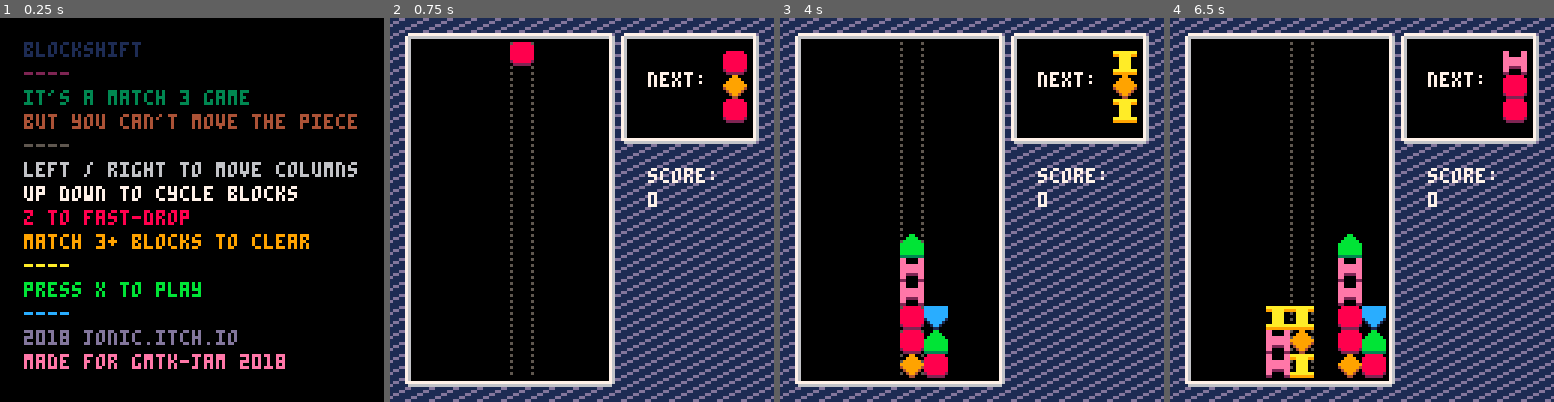
Above: before the commit, frames 1-4 (left to right).
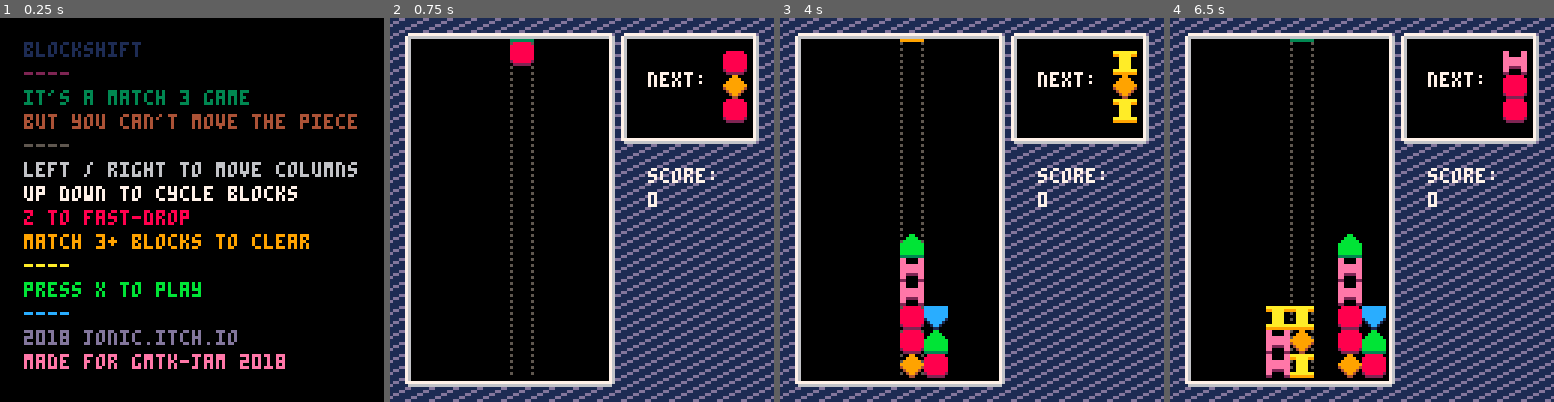
Above: after the commit, the same moments.

Repository: Jonic/BlockShift
Game: PICO-8 cartridge blockshift.p8
The game is run twice, just before and just after one commit, with the same random seed, the same clock (stepped at 60 frames per second) and the same inputs.
Inputs:
- Up to frame 1 (0.25 s): no input
- Up to frame 2 (0.75 s): tap X (X key) at 0.33 s; tap O (Z key) at 0.7 s
- Up to frame 3 (4 s): tap X (X key) at 1.07, 1.85, 2.97 s; hold Right 1.6-2.1 s; tap O (Z key) every 0.4 s from 1.7 to 3.7 s; hold Up 2.15-2.42 s; hold Right 2.47-3.03 s; hold Left 3.08-3.58 s; hold Down 3.63-3.97 s
- Up to frame 4 (6.5 s): hold Right 4.02-4.68 s; tap X (X key) at 4.08, 5.2, 6.32 s; tap O (Z key) every 0.4 s from 4.1 to 6.1 s; hold Up 4.73-5.03 s; hold Left 5.08-5.68 s; hold Down 5.73-6.03 s; hold Right from 6.08 s (still down)

Frame 1 is identical in both runs. In frame 2, less than 0.1% of the frame differs, in the area x 31-38%, y 5-7%; in frame 3, less than 0.1%; in frame 4, less than 0.1%.

Commit message:
Added late draw capability and refactored to cater for it

Diff:
--- a/blockshift.p8
+++ b/blockshift.p8
@@ -30,13 +30,13 @@
     cls()
 
     g.screen_shake()
+    g.state.draw()
     g.objects_exec('draw')
-    g.state.draw()
+    g.state.draw_late()
   end
 
   g.go_to = function(name)
     -- printh('state: `' .. name .. '`')
-
     if g.state then
       g.skip_animations()
       g.state_unload()
@@ -153,6 +153,7 @@
 
   g.state_init = function()
     -- printh('g.state_init()')
+    g.objects_destroy_all()
     if (g.state.init) g.state.init()
   end
 
@@ -495,6 +496,10 @@
   s.draw = function()
     if (s.should_screen_flash()) return s.draw_screen_flash()
     if (s.props.draw) s.props.draw()
+  end
+
+  s.draw_late = function()
+    if (s.props.draw_late) s.props.draw_late()
   end
 
   s.draw_screen_flash = function()
@@ -578,22 +583,21 @@
   local s = {}
 
   s.block_removal_timeout = 30
-  s.block_size      = 8
-  s.board           = {}
-  s.board_x         = 8
-  s.board_y         = 120
-  s.controls_active = true
-  s.faller          = nil
-  s.faller_defaults = {
+  s.block_size            = 8
+  s.board                 = {}
+  s.board_x               = 8
+  s.board_y               = 120
+  s.can_force_fall        = true
+  s.controls_active       = true
+  s.faller                = nil
+  s.faller_defaults       = {
     height      = 3,
     max_y       = 88,
     pos_x       = 40,
     pos_y       = -28,
     y_increment = 4
   }
-  s.can_force_fall       = true
-  s.flash_rects          = {}
-  s.game_over            = false
+  s.flashes              = {}
   s.grid_x               = 8
   s.grid_y               = 14
   s.hard_fall            = false
@@ -605,21 +609,18 @@
   s.stack_index          = 5
   s.stack_fail_length    = 14
   s.tick                 = {
-    counter  = 30,
-    interval = 5,
+    counter          = 30,
+    interval         = 5,
     interval_default = 5
   }
 
   s.init = function()
-    game.objects_destroy_all()
-
     s.board = {}
 
     for x = 1, s.grid_x do
       add(s.board, {})
     end
 
-    s.create_faller_track()
     s.spawn_next()
   end
 
@@ -660,14 +661,16 @@
   s.draw = function()
     map(0, 0)
     rect(7, 7, 72, 120, 0)
-
+    clip(0, 7, 127, 127)
+  end
+
+  s.draw_late = function()
+    clip()
+    printh('draw_late')
     s.draw_board()
     s.draw_next()
     s.draw_score()
-
-      foreach(s.flash_rects, function(flash_rect)
-        s.flash_rect(flash_rect)
-      end)
+    s.draw_flashes()
   end
 
   -- state methods
@@ -789,25 +792,14 @@
     end
   end
 
-  s.create_faller_track = function()
-    for i = 1, s.grid_y do
-      object_define('track_' .. i, {
-        tiles = {
-          { i = 8 }
-        }, x = 40, y = i * s.block_size })
-    end
-  end
-
   s.destroy_objects = function()
-    if #s.flash_rects == 0 then
-      return
-    end
-
-    foreach(s.flash_rects, function(flash_rect)
-      game.object_destroy(flash_rect.key)
+    if (#s.flashes == 0) return
+
+    foreach(s.flashes, function(flash)
+      game.object_destroy(flash.key)
     end)
 
-    s.flash_rects = {}
+    s.flashes = {}
   end
 
   s.draw_board = function()
@@ -828,6 +820,11 @@
     -- right line
     line(73, 13, 73, 114, 7)
     line(74, 13, 74, 114, 6)
+  end
+
+  s.draw_flashes = function()
+    if (#s.flashes == 0) return
+    foreach(s.flashes, s.flash)
   end
 
   s.draw_next = function()
@@ -872,8 +869,8 @@
     return true
   end
 
-  s.flash_rect = function(rect_obj)
-    local color = 1
+  s.flash = function(rect_obj)
+    local color = 7
     local flash_timer = game.wait_timers['block_removal']
 
     if (flash_timer % 2 == 1) then
@@ -945,7 +942,7 @@
       local col = s.board[match.x]
       local block = col[match.y]
       game.update_score(match.matched)
-      add(s.flash_rects, copy(match))
+      add(s.flashes, copy(match))
       del(col, block)
     end)
 
@@ -1056,13 +1053,14 @@
         })
       end
     else
+      local sound_effect = 8
       if s.hard_fall then
-        sfx(6)
+        sound_effect = 6
         game.shake = 2
         s.hard_fall = false
-      else
-        sfx(8)
       end
+
+      sfx(sound_effect)
 
       s.transfer_faller_to_board()
     end
@@ -1143,20 +1141,20 @@
 02222220000440009999999933333333000110002200002200000000000000000000000000000000000000000000000000000000000000000000000000000000
 __map__
 0101010101010101010101010101010100000000000000000000000000000000000000000000000000000000000000000000000000000000000000000000000000000000000000000000000000000000000000000000000000000000000000000000000000000000000000000000000000000000000000000000000000000000
-0100000000000000000100000000000100000000000000000000000000000000000000000000000000000000000000000000000000000000000000000000000000000000000000000000000000000000000000000000000000000000000000000000000000000000000000000000000000000000000000000000000000000000
-0100000000000000000100000000000100000000000000000000000000000000000000000000000000000000000000000000000000000000000000000000000000000000000000000000000000000000000000000000000000000000000000000000000000000000000000000000000000000000000000000000000000000000
-0100000000000000000100000000000100000000000000000000000000000000000000000000000000000000000000000000000000000000000000000000000000000000000000000000000000000000000000000000000000000000000000000000000000000000000000000000000000000000000000000000000000000000
-0100000000000000000100000000000100000000000000000000000000000000000000000000000000000000000000000000000000000000000000000000000000000000000000000000000000000000000000000000000000000000000000000000000000000000000000000000000000000000000000000000000000000000
-0100000000000000000101010101010100000000000000000000000000000000000000000000000000000000000000000000000000000000000000000000000000000000000000000000000000000000000000000000000000000000000000000000000000000000000000000000000000000000000000000000000000000000
-0100000000000000000101010101010100000000000000000000000000000000000000000000000000000000000000000000000000000000000000000000000000000000000000000000000000000000000000000000000000000000000000000000000000000000000000000000000000000000000000000000000000000000
-0100000000000000000101010101010100000000000000000000000000000000000000000000000000000000000000000000000000000000000000000000000000000000000000000000000000000000000000000000000000000000000000000000000000000000000000000000000000000000000000000000000000000000
-0100000000000000000101010101010100000000000000000000000000000000000000000000000000000000000000000000000000000000000000000000000000000000000000000000000000000000000000000000000000000000000000000000000000000000000000000000000000000000000000000000000000000000
-0100000000000000000101010101010100000000000000000000000000000000000000000000000000000000000000000000000000000000000000000000000000000000000000000000000000000000000000000000000000000000000000000000000000000000000000000000000000000000000000000000000000000000
-0100000000000000000101010101010100000000000000000000000000000000000000000000000000000000000000000000000000000000000000000000000000000000000000000000000000000000000000000000000000000000000000000000000000000000000000000000000000000000000000000000000000000000
-0100000000000000000101010101010100000000000000000000000000000000000000000000000000000000000000000000000000000000000000000000000000000000000000000000000000000000000000000000000000000000000000000000000000000000000000000000000000000000000000000000000000000000
-0100000000000000000101010101010100000000000000000000000000000000000000000000000000000000000000000000000000000000000000000000000000000000000000000000000000000000000000000000000000000000000000000000000000000000000000000000000000000000000000000000000000000000
-0100000000000000000101010101010100000000000000000000000000000000000000000000000000000000000000000000000000000000000000000000000000000000000000000000000000000000000000000000000000000000000000000000000000000000000000000000000000000000000000000000000000000000
-0100000000000000000101010101010100000000000000000000000000000000000000000000000000000000000000000000000000000000000000000000000000000000000000000000000000000000000000000000000000000000000000000000000000000000000000000000000000000000000000000000000000000000
+0100000000080000000100000000000100000000000000000000000000000000000000000000000000000000000000000000000000000000000000000000000000000000000000000000000000000000000000000000000000000000000000000000000000000000000000000000000000000000000000000000000000000000
+0100000000080000000100000000000100000000000000000000000000000000000000000000000000000000000000000000000000000000000000000000000000000000000000000000000000000000000000000000000000000000000000000000000000000000000000000000000000000000000000000000000000000000
+0100000000080000000100000000000100000000000000000000000000000000000000000000000000000000000000000000000000000000000000000000000000000000000000000000000000000000000000000000000000000000000000000000000000000000000000000000000000000000000000000000000000000000
+0100000000080000000100000000000100000000000000000000000000000000000000000000000000000000000000000000000000000000000000000000000000000000000000000000000000000000000000000000000000000000000000000000000000000000000000000000000000000000000000000000000000000000
+0100000000080000000101010101010100000000000000000000000000000000000000000000000000000000000000000000000000000000000000000000000000000000000000000000000000000000000000000000000000000000000000000000000000000000000000000000000000000000000000000000000000000000
+0100000000080000000101010101010100000000000000000000000000000000000000000000000000000000000000000000000000000000000000000000000000000000000000000000000000000000000000000000000000000000000000000000000000000000000000000000000000000000000000000000000000000000
+0100000000080000000101010101010100000000000000000000000000000000000000000000000000000000000000000000000000000000000000000000000000000000000000000000000000000000000000000000000000000000000000000000000000000000000000000000000000000000000000000000000000000000
+0100000000080000000101010101010100000000000000000000000000000000000000000000000000000000000000000000000000000000000000000000000000000000000000000000000000000000000000000000000000000000000000000000000000000000000000000000000000000000000000000000000000000000
+0100000000080000000101010101010100000000000000000000000000000000000000000000000000000000000000000000000000000000000000000000000000000000000000000000000000000000000000000000000000000000000000000000000000000000000000000000000000000000000000000000000000000000
+0100000000080000000101010101010100000000000000000000000000000000000000000000000000000000000000000000000000000000000000000000000000000000000000000000000000000000000000000000000000000000000000000000000000000000000000000000000000000000000000000000000000000000
+0100000000080000000101010101010100000000000000000000000000000000000000000000000000000000000000000000000000000000000000000000000000000000000000000000000000000000000000000000000000000000000000000000000000000000000000000000000000000000000000000000000000000000
+0100000000080000000101010101010100000000000000000000000000000000000000000000000000000000000000000000000000000000000000000000000000000000000000000000000000000000000000000000000000000000000000000000000000000000000000000000000000000000000000000000000000000000
+0100000000080000000101010101010100000000000000000000000000000000000000000000000000000000000000000000000000000000000000000000000000000000000000000000000000000000000000000000000000000000000000000000000000000000000000000000000000000000000000000000000000000000
+0100000000080000000101010101010100000000000000000000000000000000000000000000000000000000000000000000000000000000000000000000000000000000000000000000000000000000000000000000000000000000000000000000000000000000000000000000000000000000000000000000000000000000
 0101010101010101010101010101010100000000000000000000000000000000000000000000000000000000000000000000000000000000000000000000000000000000000000000000000000000000000000000000000000000000000000000000000000000000000000000000000000000000000000000000000000000000
 
 
